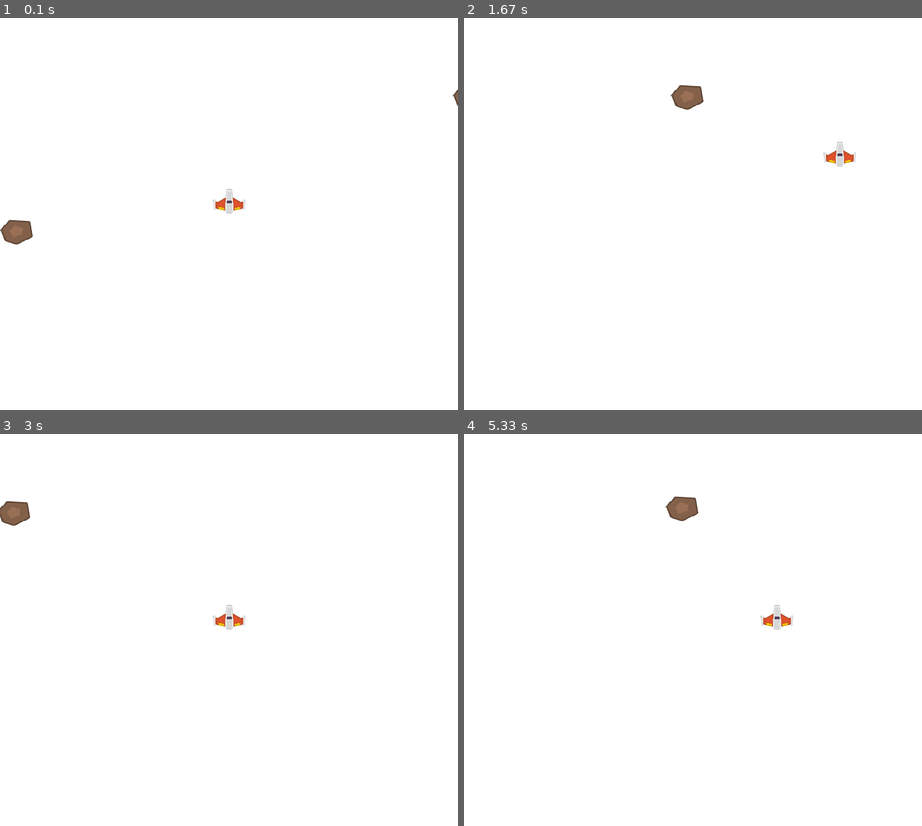
Above: before the commit, frames 1-4 (two rows, left to right).
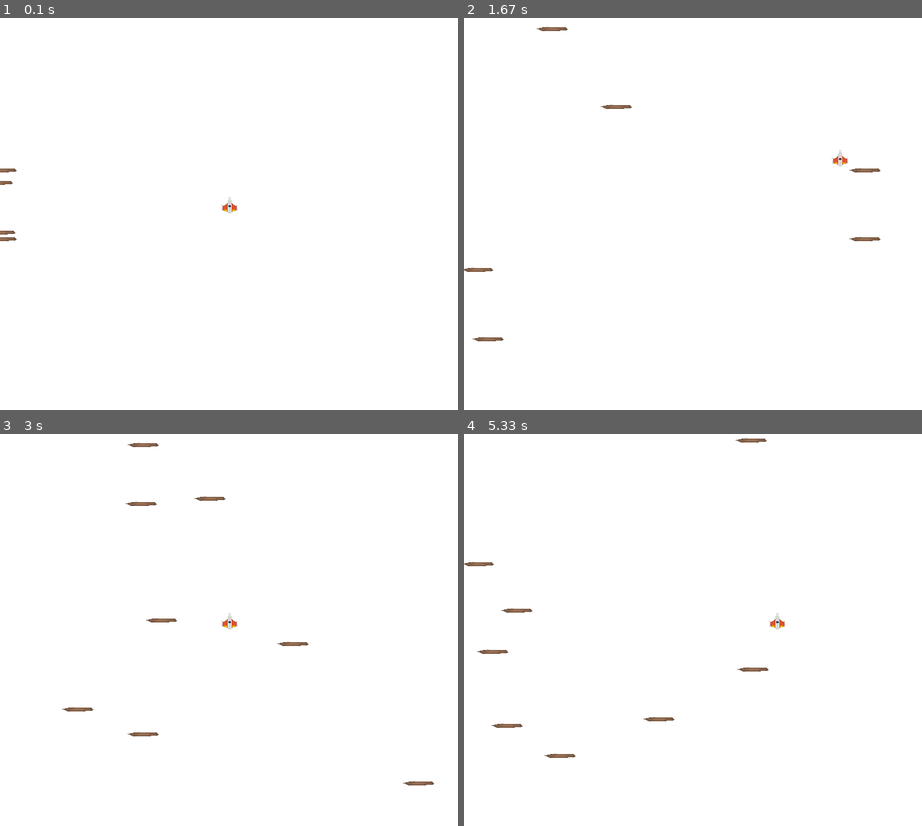
Above: after the commit, the same moments.

Repository: JJinKm/DesSoft-Pygame
Game: pygame game, started from Tela_Inicial.py
Same seed, same stepped clock (60 frames per second), same inputs: the game is played once before the commit and once after it.
Inputs:
- Up to frame 1 (0.1 s): no input
- Up to frame 2 (1.67 s): hold Right 0.33-0.8 s; hold Up 0.83-1.13 s; hold Right 1.17-1.63 s
- Up to frame 3 (3 s): hold Left 1.67-2.2 s; hold Down 2.23-2.53 s; hold Left 2.57-2.97 s
- Up to frame 4 (5.33 s): hold Up 3-3.37 s; hold Right 3.4-4.03 s; hold Down 4.07-4.43 s; hold Left 4.47-4.93 s; hold Right from 4.97 s (still down)

The runs differ from the first frame. In frame 1, 0.6% of the frame differs, in the area x 0-100%, y 18-58%; in frame 2, 0.9%; in frame 3, 1.0%; in frame 4, 1.0%, in the area x 0-72%, y 1-83%.

Commit message:
Consertei a aleatoridade dos projeteis

Diff:
--- a/Tela_Inicial.py
+++ b/Tela_Inicial.py
@@ -7,15 +7,15 @@
 window = pygame.display.set_mode((WIDTH,HEIGHT))
 pygame.display.set_caption('Nome')
 
-METEOR_WIDTH = 50
-METEOR_HEIGHT = 38
-SHIP_WIDTH = 50
-SHIP_HEIGHT = 38
+METEOR_WIDTH = 48
+METEOR_HEIGHT = 7
+SHIP_WIDTH = 25
+SHIP_HEIGHT = 25
 meteor_img = pygame.image.load('assets/img/meteorBrown_med1.png').convert_alpha()
 meteor_img = pygame.transform.scale(meteor_img, (METEOR_WIDTH, METEOR_HEIGHT))
 ship_img = pygame.image.load('assets/img/playerShip1_orange.png').convert_alpha()
 ship_img = pygame.transform.scale(ship_img, (SHIP_WIDTH, SHIP_HEIGHT))
-x_lista = [0,WIDTH]
+x_lista = [-METEOR_WIDTH, WIDTH + METEOR_WIDTH]
 speed_list = [0,8]
 
 class character(pygame.sprite.Sprite):
@@ -46,29 +46,32 @@
         self.image = img
         self.rect = self.image.get_rect()
         self.rect.x = random.choice(x_lista)
-        self.rect.y = random.randint(-METEOR_HEIGHT, HEIGHT)
-        self.speedx = random.choice(speed_list)
+        self.rect.y = random.randint(0, HEIGHT)
+        self.speedx = random.randint(9,16)
         self.speedy = random.choice(speed_list)
         self.initposx = self.rect.x
         self.initposy = self.rect.y
     def update(self):
-        if self.initposx == 0:
-            self.rect.x += self.speedx
-        elif self.initposx == WIDTH:
-            self.rect.x -= self.speedx
-        if self.initposy >= HEIGHT/2:
-            self.rect.y -= self.speedy
-        elif self.initposy < HEIGHT/2:
-            self.rect.y += self.speedy
-        if self.speedx == 0 and self.speedy == 0:
-            self.speedx = 8
-            self.speedy = 0
+        if self.initposx == -METEOR_WIDTH:
+            if self.initposy <= HEIGHT/2:
+                self.rect.y += self.speedy
+                self.rect.x += self.speedx
+            elif self.initposy > HEIGHT/2:
+                self.rect.y -= self.speedy
+                self.rect.x += self.speedx
+        if self.initposx == WIDTH + METEOR_WIDTH:
+            if self.initposy <= HEIGHT/2:
+                self.rect.y += self.speedy
+                self.rect.x -= self.speedx
+            elif self.initposy > HEIGHT/2:
+                self.rect.y -= self.speedy
+                self.rect.x -= self.speedx
 
 
-        if self.rect.top > HEIGHT or self.rect.right < 0 or self.rect.left > WIDTH:
+        if self.rect.top > HEIGHT or self.rect.right < 0 or self.rect.left > WIDTH + METEOR_WIDTH:
             self.rect.x = random.choice(x_lista)
             self.rect.y = random.randint(0, HEIGHT)
-            self.speedx = random.choice(speed_list)
+            self.speedx = random.randint(9,16)
             self.speedy = random.choice(speed_list)
 
 clock = pygame.time.Clock()
@@ -79,7 +82,7 @@
 all_meteors = pygame.sprite.Group()
 player = character(ship_img)
 all_sprites.add(player)
-for i in range(2):
+for i in range(8):
     meteor = arrow(meteor_img)
     all_sprites.add(meteor)
     all_meteors.add(meteor)
